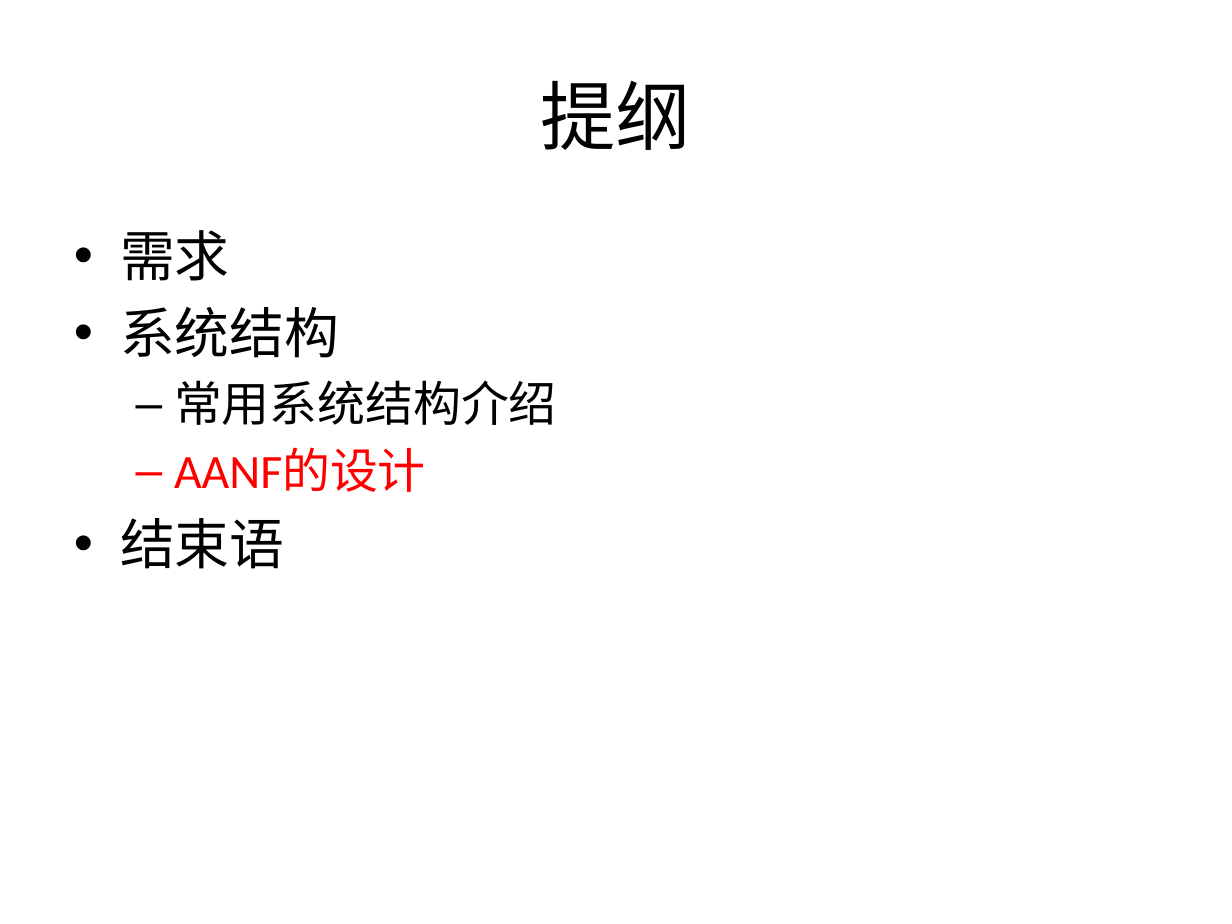
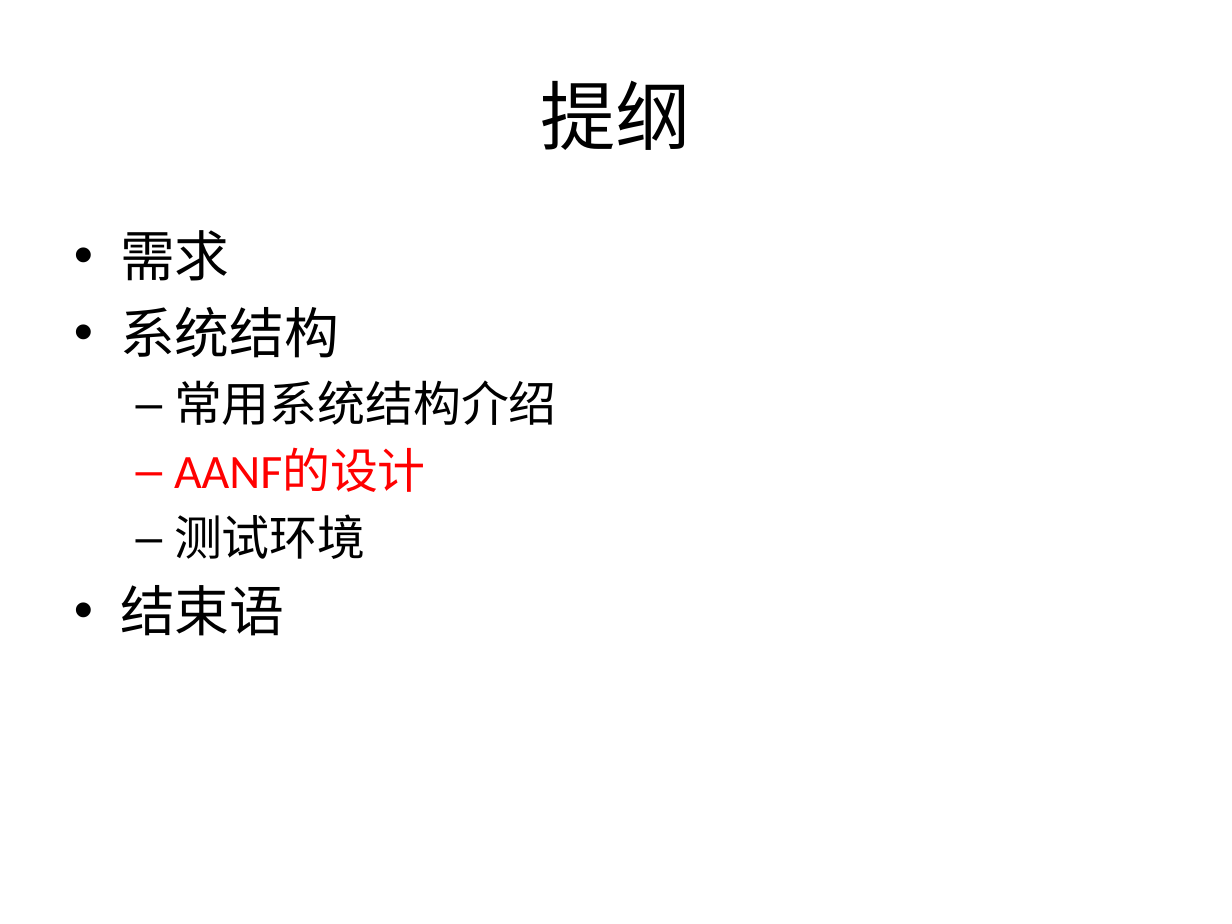
Before and after one commit to kkzhou/kknf, a slide deck: slide 10 of aanf/cpp/doc/AANF(All-Async Network Framework) introduction-v0.2.pptx. Drawn at 1232x924 pixels with LibreOffice and Linux fonts; fonts in the diff are those of the drawing. Boxes give left, top, right and bottom in pixels: in the first picture for what was removed or moved away, otherwise in the second. Text is boxed around its words. In the diff, an @@ line names an element or a change of style, - is before the commit and + after.

Commit message:
1，修改了文档，添加了“测试环境” 2，实现了命令通道中命令的注册、调用 3，添加了测试客户端，测试bf，测试bb_1/bb_2的文件

```diff
--- a/aanf/cpp/doc/AANF(All-Async Network Framework) introduction-v0.2.pptx
+++ b/aanf/cpp/doc/AANF(All-Async Network Framework) introduction-v0.2.pptx
@@ text at (174, 514, 365, 559): paragraph added @@
+  – 测试环境
```
Also in this commit, not shown: 2 other slides changed, 2 slides added, 5 other files.
